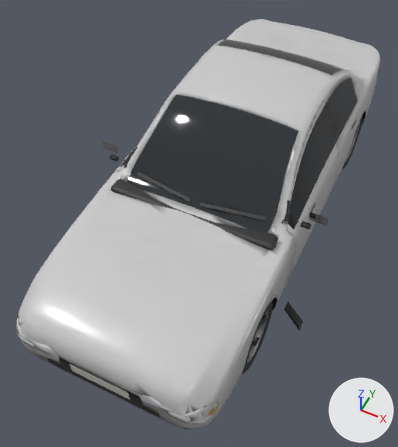
A saved change to the glTF model assets/story/world/car-sedan-v2.glb.
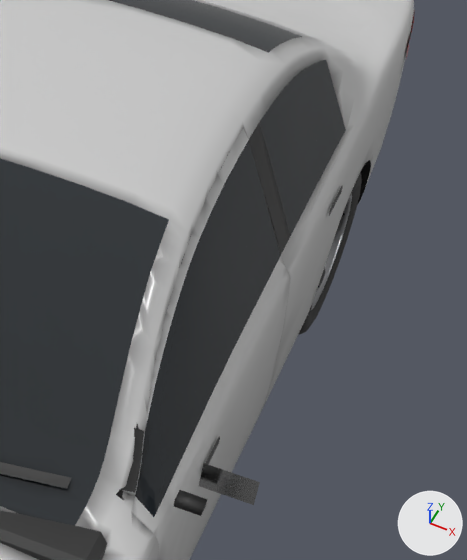
The first picture shows the older version from a 50 mm camera at (1.51, -3.77, 4.41) aimed at (-0.17, -0.41, 0.21). The close-ups show the older and then the newer version on the part from 61% to 100% of the width and 13% to 55% of the height of that picture. Only the edits that show in the close-ups are written down. Every picture has the same lights, and +X, +Y and +Z are marked at lower right. Where no turn or scale is listed for an object, it has been applied to the vertices. Vertices at exactly the same position are counted once.
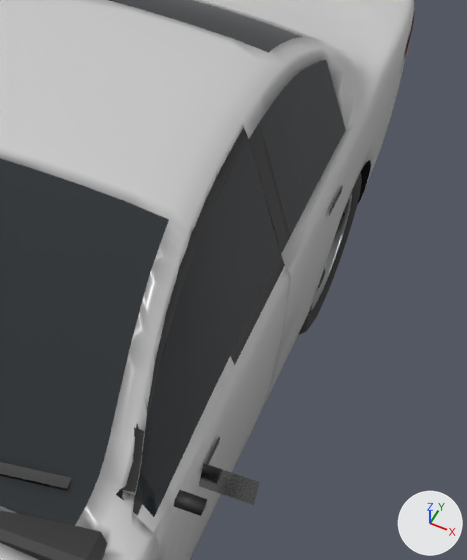
The change in detail:
me_mesh_0 is used by ob_mesh_0; location (-0.217, 1.674, -0.005).
me_mesh_0 had 445 vertices, 763 faces and spanned x 0.842..1.318, y -2.413..-1.198, z 0.274..1.42.
me_mesh_0 now has 433 vertices, 762 faces and spans x 0.842..1.318, y -2.413..-1.198, z 0.274..1.42.
me_mesh_0 part 1: 28 vertices removed from x 0.89..1.128, y -2.383..-1.225, z 0.832..1.345; 23 vertices added at x 0.935..1.135, y -2.407..-1.225, z 0.274..1.211.
me_mesh_0 part 2: 8 vertices removed from x 0.87..0.894, y -1.506..-1.204, z 1.384..1.42.
me_mesh_0 part 3: 1 kept faces spanning x 0.87..0.894, y -1.32..-1.282, z 1.381..1.418 get new vertex colours; the middle colour goes from white #e8e8e8 to light grey #d2d2d2.
me_mesh_0 part 4: 25 faces spanning x 0.87..1.039, y -2.407..-1.198, z 0.957..1.42 switch from mat_paint to mat_trim.
Other edits to the shape of me_mesh_0 do not show in these pictures.

Changed parts and their boxes (x1, y1, x2, y2) in the close-ups (467 x 560 px; the box of a moved part takes in the faces that stretch with it):
part 1 of me_mesh_0, moved or reshaped: before (133, 254, 285, 538); after (153, 278, 290, 560)
part 2 of me_mesh_0, deleted: before (207, 128, 248, 209)
part 3 of me_mesh_0, recoloured: (231, 143, 236, 161) in both
part 4 of me_mesh_0, recoloured: (136, 132, 249, 516) in both
